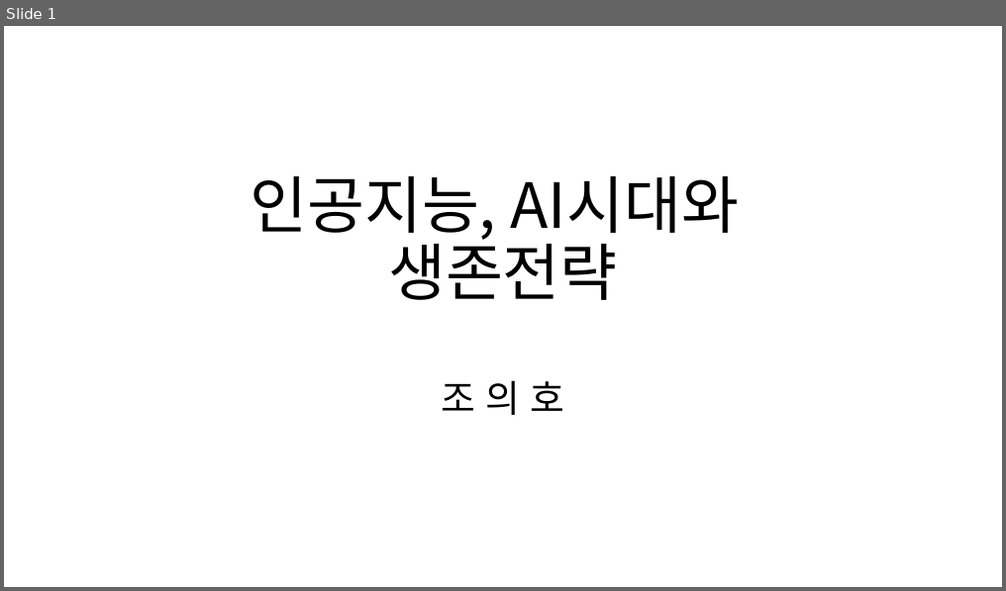
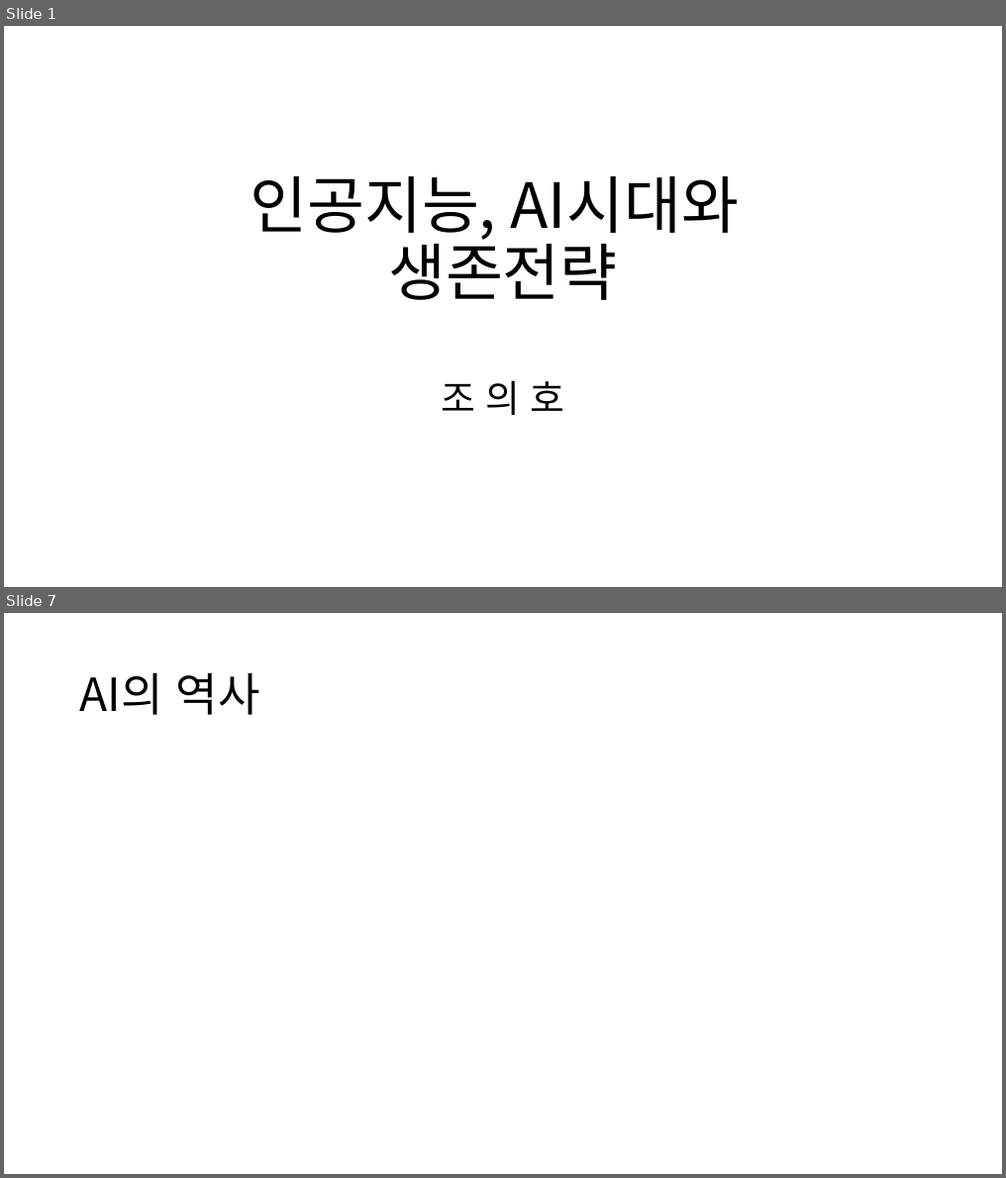
Before and after one commit to lolsaless/Study, a slide deck: 1. 발표자료(PPT)/20241121_인공지능, AI시대와 생존전략/인공지능, AI시대와 생존전략.pptx. Shown one above the other, each under a label of ours: slide 1 before the commit, slides 1 and 7 after it; the slides between them are not shown. The pictures are 1006x591 and 1006x1178 pixels, drawn with LibreOffice and Linux fonts; fonts in the diff are those of the drawing. Boxes give left, top, right and bottom in pixels: in the first picture for what was removed or moved away, otherwise in the second. Text is boxed around its words. In the diff, an @@ line names an element or a change of style, - is before the commit and + after.

```diff
--- a/1. 발표자료(PPT)/20241121_인공지능, AI시대와 생존전략/인공지능, AI시대와 생존전략.pptx
+++ b/1. 발표자료(PPT)/20241121_인공지능, AI시대와 생존전략/인공지능, AI시대와 생존전략.pptx
@@ slide 7 added at [4,613,1002,1174], background #FFFFFF @@
@@ title added at [80,672,260,715], 44 pt, text #000000 @@
+AI의 역사
```
Also in this commit, not shown: 5 other slides added.
